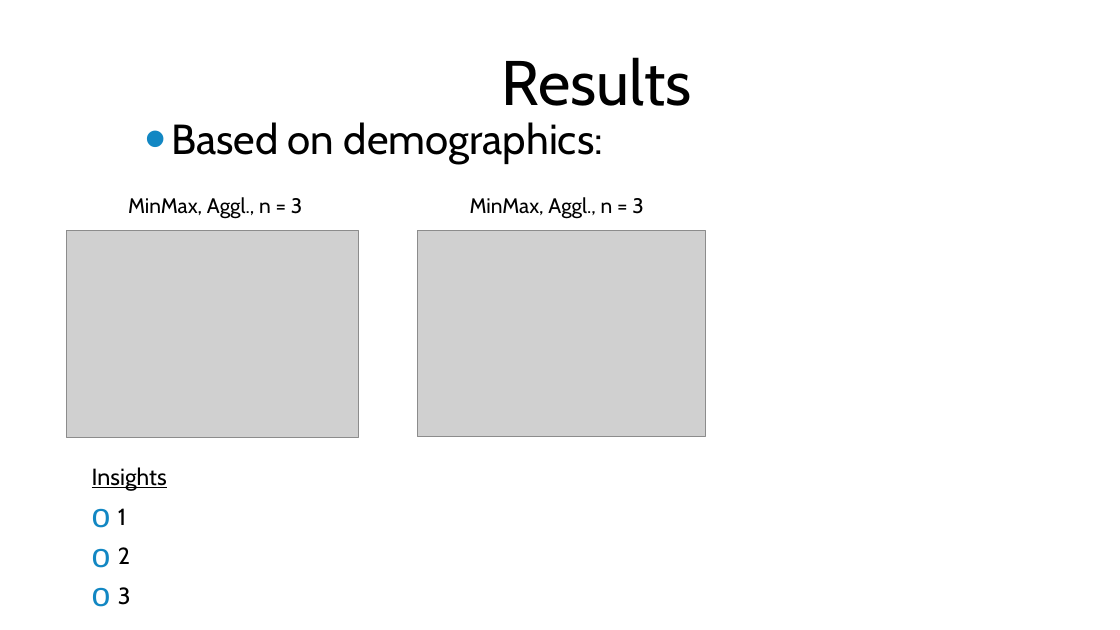
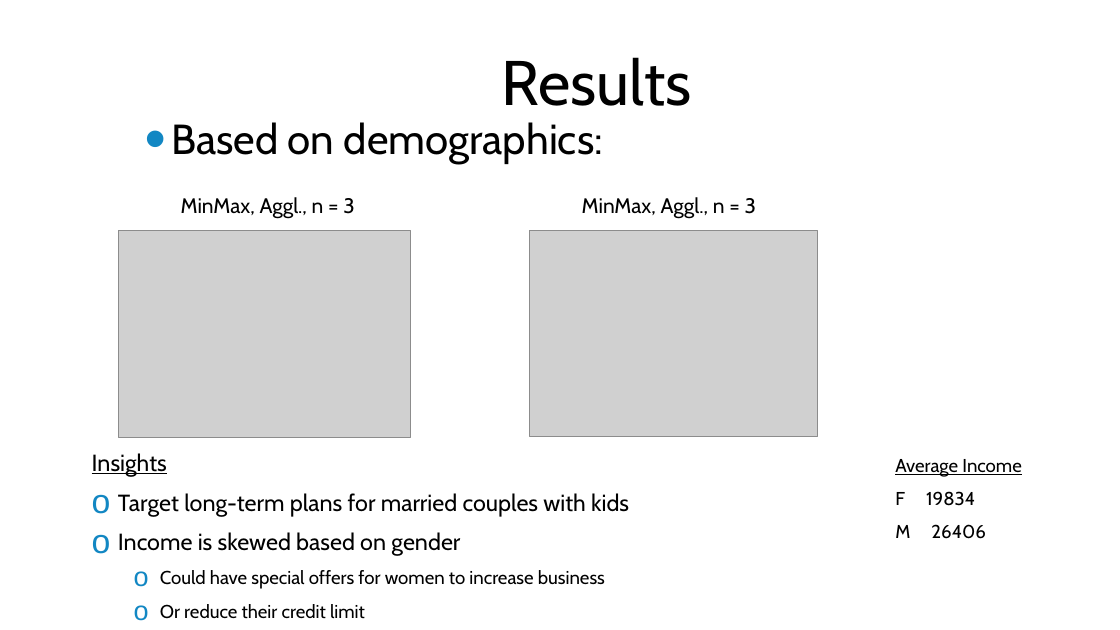
Before and after one commit to NB094/lighthouse-data-notes, a slide deck: slide 8 of Week_4/Day_3/Miniproject 3.pptx (slide 6 before the commit). Drawn at 1120x630 pixels with LibreOffice and Linux fonts; fonts in the diff are those of the drawing; grey boxes stand for pictures; background and template pictures are left out. Boxes give left, top, right and bottom in pixels: in the first picture for what was removed or moved away, otherwise in the second. Text is boxed around its words. In the diff, an @@ line names an element or a change of style, - is before the commit and + after.

```diff
--- a/Week_4/Day_3/Miniproject 3.pptx
+++ b/Week_4/Day_3/Miniproject 3.pptx
@@ text "MinMax, Aggl., n = 3": place and size @@
-text "MinMax, Aggl., n = 3" at <box>128,197,302,219</box>
+text "MinMax, Aggl., n = 3" at <box>181,197,354,219</box>
@@ text "MinMax, Aggl., n = 3": place and size @@
-text "MinMax, Aggl., n = 3" at <box>470,197,643,219</box>
+text "MinMax, Aggl., n = 3" at <box>582,197,756,219</box>
@@ picture: place and size @@
-picture at <box>66,230,359,437</box>
+picture at <box>118,230,411,437</box>
@@ picture: place and size @@
-picture at <box>418,230,706,437</box>
+picture at <box>529,230,818,437</box>
@@ text "Insights": place and size @@
-text "Insights" at <box>92,467,167,605</box>
+text "Insights" at <box>92,453,629,619</box>
@@ text added at <box>895,459,1021,539</box>, 16 pt, text #000000, underline @@
+Average Income
+F 19834
+M 26406
@@ text at <box>118,493,629,619</box>: text changed @@
-o 1
-o 2
-o 3
+o Target long-term plans for married couples with kids
+o Income is skewed based on gender
+  o Could have special offers for women to increase business
+  o Or reduce their credit limit
```
Also in this commit, not shown: 5 other slides changed, 2 slides added, 12 other files.
